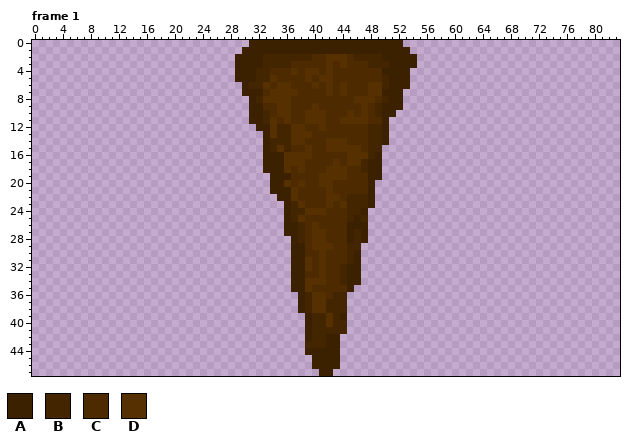
File history of a pixel-art file, res/sprite/masstalactite.aseprite. This is how it looked before the edit.
84x48 pixels, 6 frames. Shown: frame 1. The commit also changed other frames, which this record leaves out.
Palette (. is transparent): A #3b2100  B #432500  C #4d2a00  D #573000
Pixels before, frame 1, first column x 29:
 0 ..AAAAAAAAAAAAAAAAAAAAAA..
 1 .AAAAAAAAAAAAAAAAAAAAAAAA.
 2 AAAABBBBBBBCCDDDCBBBBAAAAA
 3 AAAABBBBCCCCCDCDCCCBBBAAAA
 4 AAABBCCCDCDDCDCCCCCCCAAAA.
 5 AAABBDCCCCDCDDCCCCCCCBAAA.
 6 .ABBDCDDCCCDCDCDCCCDDBAAA.
 7 .AAACDDDDCCCCDCDCCCDDAAA..
 8 ..ABDDDDCCCCCCCCCDDDCBAA..
 9 ..AACCDDCCCDCCCCCCDCBAAA..
10 ..AABCDDCCDDDCCCDCDCBAA...
11 ..AABDCDCCDDDCCDDDDCCA....
12 ...AADBBDDCCDCCCCCCBBA....
13 ....ADBBDDDCCCCCCCCBBA....
14 ....ABBBDDCCCDDDCCCBBA....
15 ....ABDBCCDCCDDDDDCBB.....
16 ....AAADDDDCCCCCDDDBA.....
17 ....AAADDDCCCCDCDDBAA.....
18 ....AAADCDCCCDDDCCBAA.....
19 .....AAACCCCDDDDCCCAA.....
20 .....AADCDCCDDCCCCCA......
21 .....AAADCCCCDCCCCCA......
22 ......AADCCCCDDCBBBA......
23 .......ABDCCCDCDBBBA......
24 .......ABBDDDCCCBBA.......
25 .......ABDCCCCCCBAB.......
26 .......AABCDCCCCAAA.......
27 .......AABCDDCCCABA.......
28 ........ABCDDCCCABA.......
29 ........AACDDDCCBB........
30 ........AACCDCCCBA........
31 ........AADCDCCCBA........
32 ........AADCDCCBAA........
33 ........AACCDCCBAA........
34 ........AADDDCCBAA........
35 ........AADCCCCCA.........
36 .........ABDDCBB..........
37 .........ABDDBBB..........
38 .........ABDDBBB..........
39 ..........ABBDBA..........
40 ..........ABBDBB..........
41 ..........ABBBBB..........
42 ..........ABBAA...........
43 ..........BBBAA...........
44 ..........AAAAA...........
45 ...........AAAA...........
46 ...........AAAA...........
47 ............AA............
And afterwards:
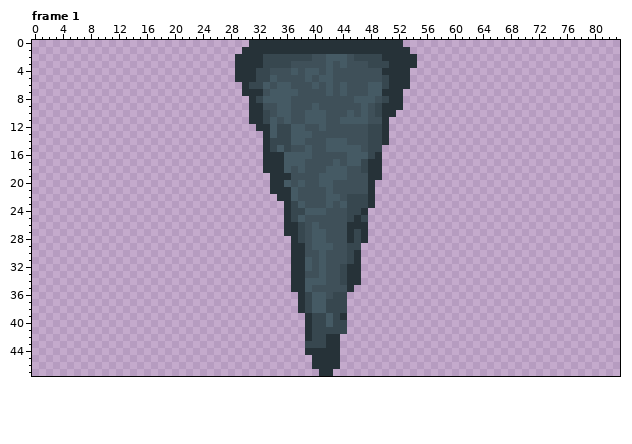
The exact change:
colour A: #3b2100 -> #263238
colour B: #432500 -> #37474f
colour C: #4d2a00 -> #3f5059
colour D: #573000 -> #455a64
Pixel boxes of the changes (left, top, right, bottom) in both pictures:
changed: (235, 40, 417, 376)
